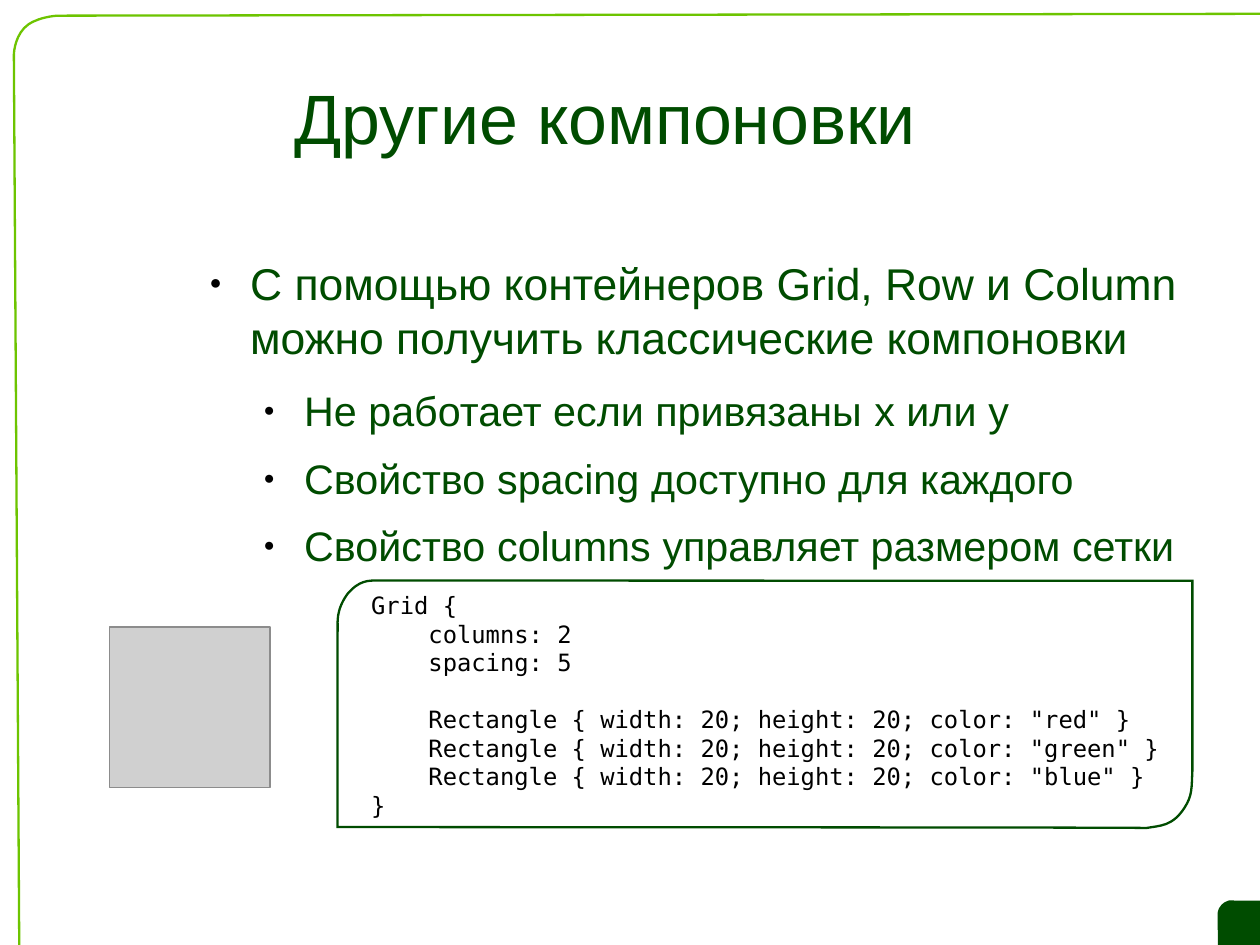
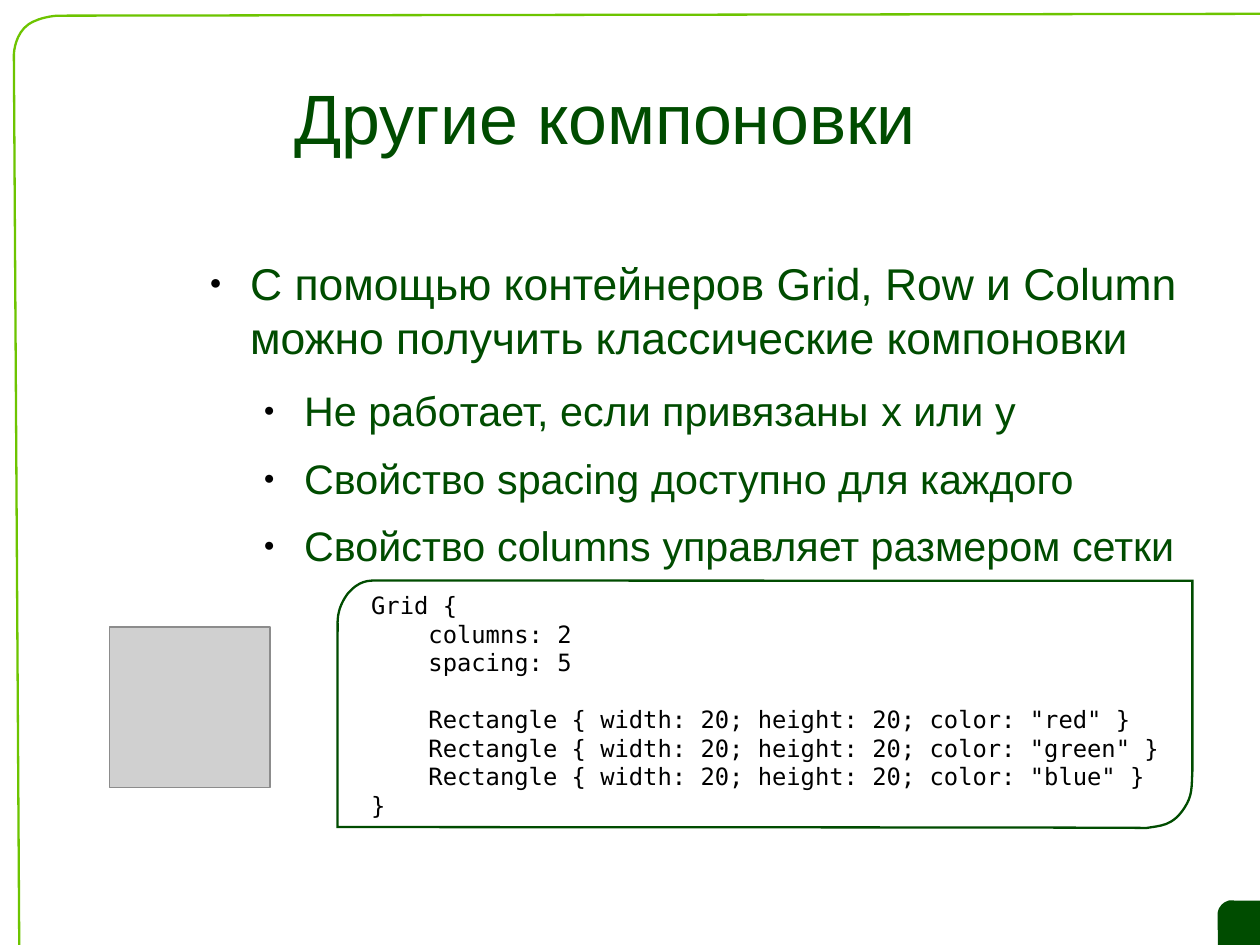
Before and after one commit to saa/qecm, a slide deck: slide 19 of L7/L7 Slides.odp. Drawn at 1260x945 pixels with LibreOffice and Linux fonts; fonts in the diff are those of the drawing; grey boxes stand for pictures; background and template pictures are left out. Boxes give left, top, right and bottom in pixels: in the first picture for what was removed or moved away, otherwise in the second. Text is boxed around its words. In the diff, an @@ line names an element or a change of style, - is before the commit and + after.

```diff
--- a/L7/L7 Slides.odp
+++ b/L7/L7 Slides.odp
@@ text at (304,395,1016,435): text changed @@
-  ● Не работает если привязаны x или y
+  ● Не работает, если привязаны x или y
```
Also in this commit, not shown: 1 other slide changed.
